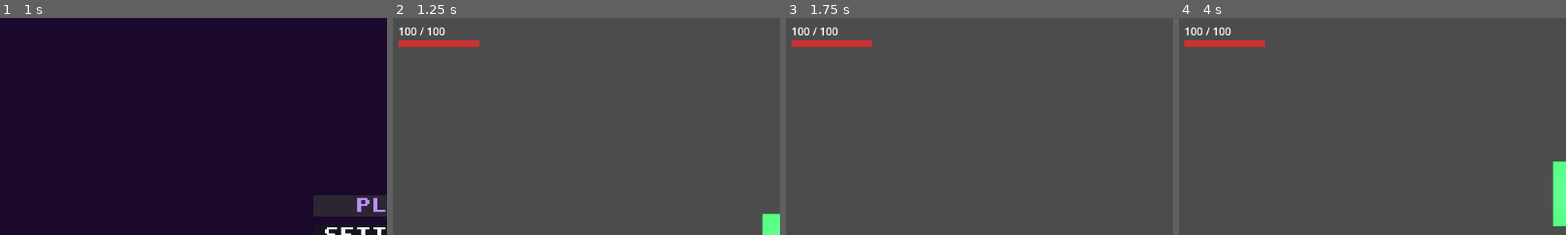
Above: before the commit, frames 1-4 (left to right).
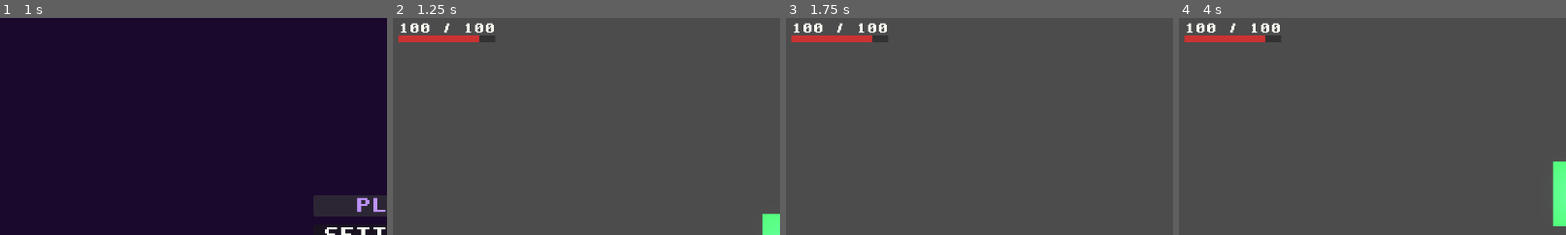
Above: after the commit, the same moments.

Repository: WMsans/top-down-rogue
Game: Godot game, scene res://scenes/ui/main_menu.tscn
Two runs of this game, one before a commit and one after it. Both use one fixed random seed, a clock stepped at 60 frames per second and the inputs below.
Inputs (mouse positions are % of the whole screen's width and height, from its top left):
- Up to frame 1 (1 s): click "PLAY" at 0.5 s
- Up to frame 2 (1.25 s): no input
- Up to frame 3 (1.75 s): tap Enter at 1.25 s; move the mouse to (72, 45) at 1.27 s; hold D (move_right) from 1.28 s (still down); tap Z at 1.35 s; click (72, 45) at 1.42 s
- Up to frame 4 (4 s): tap Space at 2 s; move the mouse to (30, 55) at 2.02 s; release D (move_right) at 2.03 s; hold S (move_down) 2.03-2.78 s; tap X at 2.1 s; move the mouse to (60, 28) at 2.77 s; hold D (move_right) 2.78-3.53 s; tap C at 2.85 s; move the mouse to (45, 70) at 3.52 s; hold W (move_up) from 3.53 s (still down); tap Z at 3.6 s; click (45, 70) at 3.67 s
The pictures show only the part of the screen within x 0-50%, y 0-50%; the shares and areas given below are measured in that part.

Frame 1 is identical in both runs. In frame 2, 1.7% of the frame differs, in the area x 1-27%, y 2-14%; in frame 3, 1.7%; in frame 4, 1.7%.
Error in both runs: Cannot call method 'shader_create_from_spirv' on a null value. (res://src/core/compute_device.gd:28)

Commit message:
fix: death screen load

Diff:
--- a/scenes/ui/death_screen.tscn
+++ b/scenes/ui/death_screen.tscn
@@ -1,7 +1,10 @@
-[gd_scene format=3]
+[gd_scene load_steps=2 format=3]
+
+[ext_resource type="Script" path="res://src/ui/death_screen.gd" id="death_screen_script"]
 
 [node name="DeathScreen" type="CanvasLayer"]
 layer = 20
+script = ExtResource("death_screen_script")
 
 [node name="Overlay" type="ColorRect" parent="."]
 unique_name_in_owner = true
--- a/scenes/ui/health_ui.tscn
+++ b/scenes/ui/health_ui.tscn
@@ -1,7 +1,10 @@
-[gd_scene format=3 uid="uid://bwg73brg2igl1"]
+[gd_scene load_steps=2 format=3 uid="uid://bwg73brg2igl1"]
+
+[ext_resource type="Script" path="res://src/ui/health_ui.gd" id="health_ui_script"]
 
 [node name="HealthUI" type="CanvasLayer" unique_id=304403883]
 layer = 5
+script = ExtResource("health_ui_script")
 
 [node name="MarginContainer" type="MarginContainer" parent="." unique_id=345736882]
 anchors_preset = -1
--- a/src/ui/death_screen.gd
+++ b/src/ui/death_screen.gd
@@ -13,9 +13,7 @@
 
 func _ready() -> void:
 	process_mode = Node.PROCESS_MODE_ALWAYS
-	_overlay.visible = false
-	_red_flash.visible = false
-	_vbox.visible = false
+	visible = false
 	_apply_theme()
 	_continue_button.pressed.connect(_on_continue_pressed)
 	var player := get_tree().get_first_node_in_group("player")
@@ -25,6 +23,7 @@
 
 
 func _on_player_died() -> void:
+	visible = true
 	SceneManager.set_paused(true)
 	_play_death_sequence()
 
@@ -32,7 +31,7 @@
 func _play_death_sequence() -> void:
 	_overlay.color = Color(0, 0, 0, 0)
 	_overlay.visible = true
-	_red_flash.color = Color(1, 0, 0, 0)
+	_red_flash.color = Color(0.6, 0, 0, 0)
 	_red_flash.visible = true
 	_vbox.visible = true
 	_died_label.modulate.a = 0.0
@@ -42,11 +41,17 @@
 	var tween := create_tween()
 	tween.set_pause_mode(Tween.TWEEN_PAUSE_PROCESS)
 
-	tween.parallel().tween_property(_red_flash, "color:a", 0.4, 0.15).from(0.0)
-	tween.parallel().tween_property(_overlay, "color:a", 0.7, 0.8).from(0.0)
-	tween.parallel().tween_property(_red_flash, "color:a", 0.0, 0.15).from(0.4).set_delay(0.15)
-	tween.chain().tween_interval(0.5)
-	tween.tween_property(_died_label, "modulate:a", 1.0, 0.5).from(0.0)
+	# Quick red flash
+	tween.tween_property(_red_flash, "color:a", 0.5, 0.1).from(0.0)
+	tween.tween_property(_red_flash, "color:a", 0.0, 0.4)
+	# Dark overlay fades in
+	tween.parallel().tween_property(_overlay, "color:a", 0.75, 1.0).from(0.0)
+	# Pause before text
+	tween.tween_interval(0.3)
+	# "YOU DIED" fades in
+	tween.tween_property(_died_label, "modulate:a", 1.0, 0.6).from(0.0)
+	tween.tween_interval(0.4)
+	# Button fades in
 	tween.tween_property(_continue_button, "modulate:a", 1.0, 0.3).from(0.0)
 	tween.tween_callback(_on_sequence_complete)
 
@@ -65,8 +70,8 @@
 	var t := Theme.new()
 	t.default_font = PIXEL_FONT
 	t.set_font_size("font_size", "Button", 24)
-	t.set_font_size("font_size", "Label", 32)
-	t.set_color("font_color", "Button", Color(0.976, 0.988, 0.953))
-	t.set_color("font_color", "Label", Color(0.976, 0.988, 0.953))
-	t.set_color("font_hover_color", "Button", Color(0.741, 0.576, 0.976))
+	t.set_font_size("font_size", "Label", 48)
+	t.set_color("font_color", "Button", Color(0.8, 0.8, 0.8))
+	t.set_color("font_color", "Label", Color(0.85, 0.15, 0.15))
+	t.set_color("font_hover_color", "Button", Color(1.0, 1.0, 1.0))
 	_vbox.theme = t
